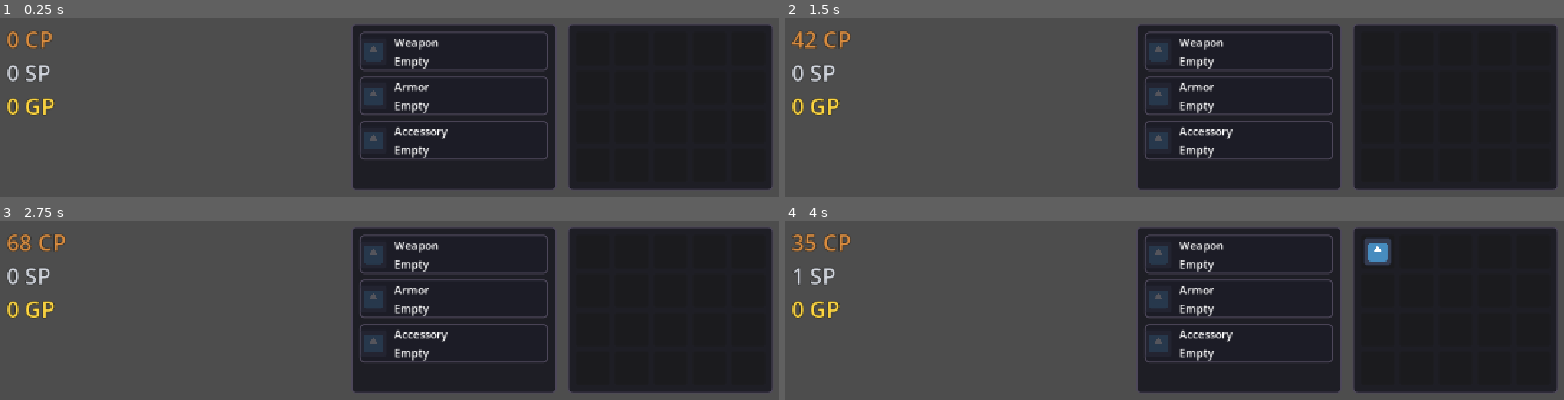
Above: before the commit, frames 1-4 (two rows, left to right).
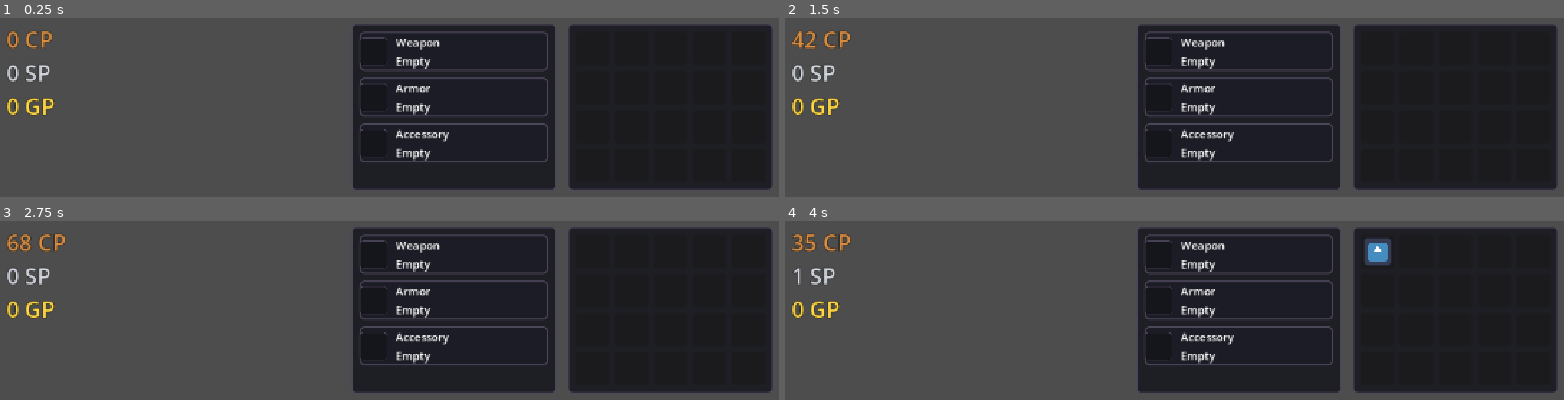
Above: after the commit, the same moments.

Repository: Aranha246/project-idle-fantasy
Game: Godot game, scene res://scenes/Main.tscn
Two runs of this game, one before a commit and one after it. Both use one fixed random seed, a clock stepped at 60 frames per second and the inputs below.
Inputs:
- Up to frame 1 (0.25 s): no input
- Up to frame 2 (1.5 s): tap Enter at 0.5 s; tap Space at 1.25 s
- Up to frame 3 (2.75 s): tap Enter at 2 s
- Up to frame 4 (4 s): tap Space at 2.75 s; tap Enter at 3.5 s

The runs differ from the first frame. In frame 1, 3.5% of the frame differs, in the area x 46-71%, y 10-81%; in frame 2, 3.5%; in frame 3, 3.5%; in frame 4, 3.5%.

Commit message:
polish: hide fallback icon in empty equipment slots and improve icon/label spacing

Diff:
--- a/scenes/ui/EquipmentUI.tscn
+++ b/scenes/ui/EquipmentUI.tscn
@@ -33,4 +33,4 @@
 [node name="EquipmentList" type="VBoxContainer" parent="."]
 unique_name_in_owner = true
 layout_mode = 2
-theme_override_constants/separation = 8
+theme_override_constants/separation = 10
--- a/scripts/ui/EquipmentSlotUI.gd
+++ b/scripts/ui/EquipmentSlotUI.gd
@@ -9,7 +9,8 @@
 const SLOT_MIN_SIZE: Vector2 = Vector2(232.0, 56.0)
 const SLOT_ICON_SIZE: float = 40.0
 const SLOT_CONTENT_MARGIN: float = 8.0
-const EMPTY_BACKGROUND_MODULATE: Color = Color(1.0, 1.0, 1.0, 0.25)
+## Horizontal gap between the icon box and the label column.
+const SLOT_GAP: float = 12.0
 
 ## Canonical slot name (e.g. "WEAPON") understood by `EquipmentManager`.
 var slot_name: String = ""
@@ -18,7 +19,7 @@
 var slot_label: String = ""
 
 var _item_icon: TextureRect
-var _empty_background: TextureRect
+var _empty_background: Panel
 var _name_label: Label
 
 
@@ -89,28 +90,42 @@
 	return style
 
 
+## Backdrop drawn behind the icon box while the slot is empty. It is a plain
+## inset well (never the item fallback icon) so an empty slot stays clean
+## instead of showing `res://icon.svg`.
+func _build_empty_well_stylebox() -> StyleBoxFlat:
+	var style: StyleBoxFlat = StyleBoxFlat.new()
+	style.bg_color = Color(0.0, 0.0, 0.0, 0.25098)
+	style.border_color = Color(0.301961, 0.278431, 0.352941, 0.6)
+	style.set_border_width_all(1)
+	style.set_corner_radius_all(4)
+	return style
+
+
 func _build_children() -> void:
 	var hbox: HBoxContainer = HBoxContainer.new()
 	hbox.set_anchors_preset(Control.PRESET_FULL_RECT)
-	hbox.add_theme_constant_override("separation", 10)
+	hbox.add_theme_constant_override("separation", int(SLOT_GAP))
 	hbox.mouse_filter = Control.MOUSE_FILTER_IGNORE
 	add_child(hbox)
 
-	# Icon area: an empty background texture behind the equipped item's icon.
+	# Fixed-size icon box, vertically centred so it never stretches with the row.
 	var icon_holder: Control = Control.new()
 	icon_holder.custom_minimum_size = Vector2(SLOT_ICON_SIZE, SLOT_ICON_SIZE)
+	icon_holder.size_flags_horizontal = Control.SIZE_SHRINK_BEGIN
+	icon_holder.size_flags_vertical = Control.SIZE_SHRINK_CENTER
 	icon_holder.mouse_filter = Control.MOUSE_FILTER_IGNORE
 	hbox.add_child(icon_holder)
 
-	_empty_background = TextureRect.new()
-	_empty_background.texture = DEFAULT_ITEM_ICON
+	# Empty well: a neutral inset backdrop, deliberately NOT the item fallback
+	# icon, so an empty slot shows nothing but a subtle frame.
+	_empty_background = Panel.new()
 	_empty_background.set_anchors_preset(Control.PRESET_FULL_RECT)
-	_empty_background.expand_mode = TextureRect.EXPAND_IGNORE_SIZE
-	_empty_background.stretch_mode = TextureRect.STRETCH_KEEP_ASPECT_CENTERED
-	_empty_background.modulate = EMPTY_BACKGROUND_MODULATE
+	_empty_background.add_theme_stylebox_override("panel", _build_empty_well_stylebox())
 	_empty_background.mouse_filter = Control.MOUSE_FILTER_IGNORE
 	icon_holder.add_child(_empty_background)
 
+	# Item icon: fixed 40x40 box, aspect-preserving, hidden while empty.
 	_item_icon = TextureRect.new()
 	_item_icon.set_anchors_preset(Control.PRESET_FULL_RECT)
 	_item_icon.expand_mode = TextureRect.EXPAND_IGNORE_SIZE
